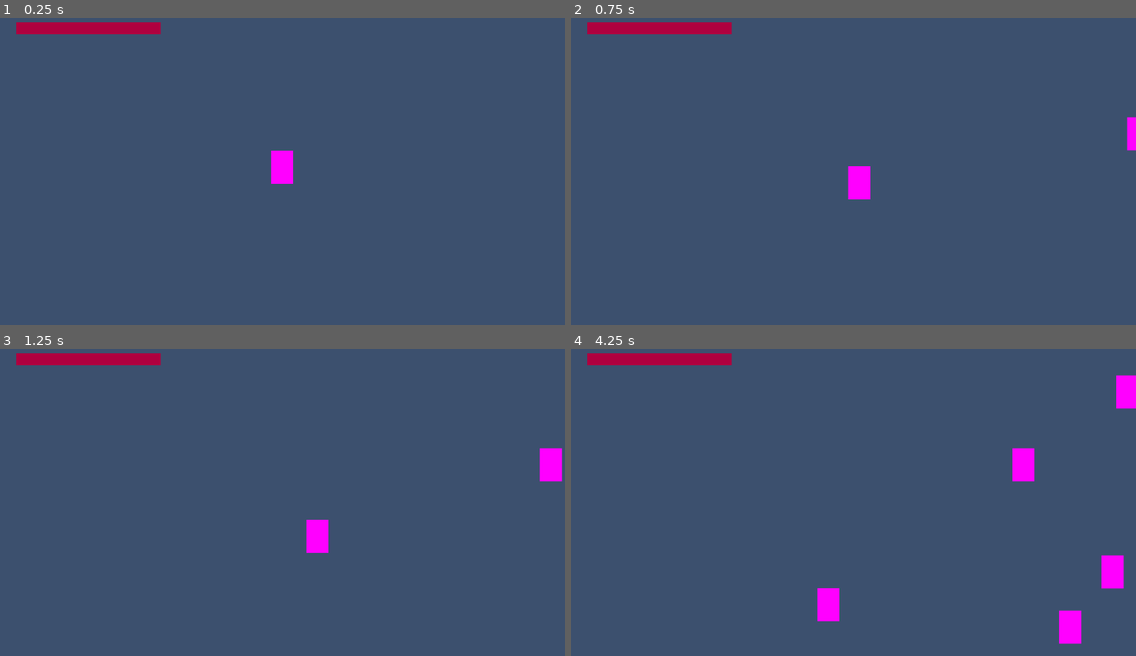
Above: before the commit, frames 1-4 (two rows, left to right).
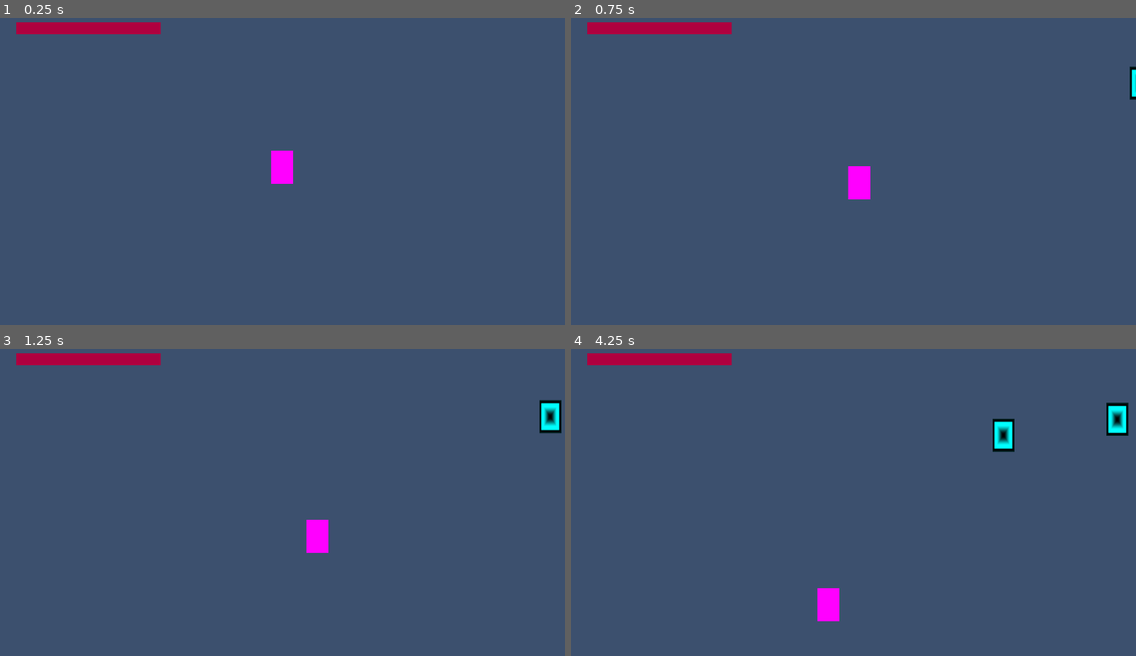
Above: after the commit, the same moments.

Repository: endertitan100/Ocusuk
Game: Godot game, scene res://Game.tscn
Same seed, same stepped clock (60 frames per second), same inputs: the game is played once before the commit and once after it.
Inputs:
- Up to frame 1 (0.25 s): no input
- Up to frame 2 (0.75 s): hold D (right) from 0.53 s (still down); hold S (dive) from 0.53 s (still down)
- Up to frame 3 (1.25 s): keep holding D (right); keep holding S (dive); tap Space (jump) at 0.77 s
- Up to frame 4 (4.25 s): release D (right) at 1.28 s; release S (dive) at 1.28 s; hold A (left) 1.28-2.03 s; tap S (dive) at 1.35, 2.85 s; tap Space (jump) at 1.52, 3.02, 3.77 s; hold S (dive) 2.03-2.78 s; hold D (right) 2.03-3.53 s; hold A (left) from 3.53 s (still down); hold S (dive) from 3.53 s (still down)

Frame 1 is identical in both runs. In frame 2, 0.3% of the frame differs, in the area x 98-100%, y 15-44%; in frame 3, 0.9%; in frame 4, 2.5%, in the area x 74-100%, y 8-97%.

Commit message:
Improved Enemies

Diff:
--- a/Game.tscn
+++ b/Game.tscn
@@ -11,7 +11,7 @@
 [sub_resource type="PlaceholderTexture2D" id="PlaceholderTexture2D_vjk5q"]
 
 [sub_resource type="RectangleShape2D" id="RectangleShape2D_6wafx"]
-size = Vector2(75.4706, 76)
+size = Vector2(75.2353, 74)
 
 [sub_resource type="Theme" id="Theme_d28jh"]
 
@@ -69,6 +69,7 @@
 WaveSurgePower = 1.0
 
 [node name="Area2D" type="Area2D" parent="Player"]
+scale = Vector2(0.66, 1)
 
 [node name="CollisionShape2D" type="CollisionShape2D" parent="Player/Area2D"]
 shape = SubResource("RectangleShape2D_6wafx")
@@ -80,6 +81,7 @@
 offset_right = -276.0
 offset_bottom = -299.0
 theme = SubResource("Theme_d28jh")
+theme_override_font_sizes/font_size = 22
 theme_override_styles/background = SubResource("StyleBoxFlat_010as")
 theme_override_styles/fill = SubResource("StyleBoxFlat_n733s")
 step = 5.0
--- a/enemy.gd
+++ b/enemy.gd
@@ -1,14 +1,44 @@
 extends MeshInstance2D
 
 var Random = RandomNumberGenerator.new()
-var Speed = Random.randf_range(50,75)
+var Speed = Random.randf_range(50,90)
+var LastAttack = 0
+var YVel = 0
+var Height = 0
 # Called when the node enters the scene tree for the first time.
 func _ready():
-	var height = Random.randi_range(-300,300)
-	position = Vector2(700,height)
+	Height = Random.randi_range(-250,300)
+	position = Vector2(700,Height)
+	LastAttack = Time.get_ticks_msec()
 
+func Attack():
+	var tween = get_tree().create_tween()
+	tween.tween_property(self, "scale", Vector2(1.5,1.5), 0.5).set_trans(Tween.TRANS_BACK)
+	await get_tree().create_timer(1).timeout
+	tween = get_tree().create_tween()
+	tween.tween_property(self, "scale", Vector2(1,1), 0.5).set_trans(Tween.TRANS_BACK)
 
 # Called every frame. 'delta' is the elapsed time since the previous frame.
 func _process(delta):
+	#Basic Movement
 	position -= Vector2(Speed,0) * delta
 	if position.x < -700: queue_free()
+	if position.y > Height:
+		YVel = -0.9
+		#BS that makes enemies bounce
+		if Random.randi() % 3 == 0:
+			Height += Random.randi_range(-100,100)
+		else:
+			Height += Random.randi_range(-40,40)
+		if Height > 300: Height = Random.randi_range(200,280)
+		if Height < -250: Height = Random.randi_range(-150,-230)
+
+	YVel += 1.4*delta
+	if YVel > 0.7: YVel = 0.7
+
+	position.y += YVel
+
+	if Time.get_ticks_msec()-LastAttack > Random.randi_range(4800,10000):
+		LastAttack = Time.get_ticks_msec()
+		Speed = Random.randf_range(45,90)
+		Attack()
--- a/enemy.tscn
+++ b/enemy.tscn
@@ -7,15 +7,29 @@
 subdivide_width = 1
 subdivide_depth = 1
 
-[sub_resource type="PlaceholderTexture2D" id="PlaceholderTexture2D_vjk5q"]
+[sub_resource type="Gradient" id="Gradient_dnbrl"]
+interpolation_mode = 2
+interpolation_color_space = 2
+offsets = PackedFloat32Array(0, 0.731148)
+colors = PackedColorArray(0, 0, 0, 1, 0, 1, 1, 1)
+
+[sub_resource type="GradientTexture2D" id="GradientTexture2D_lcc3b"]
+resource_local_to_scene = true
+gradient = SubResource("Gradient_dnbrl")
+width = 32
+height = 32
+use_hdr = true
+fill = 2
+fill_from = Vector2(0.5, 0.5)
+fill_to = Vector2(0.0854701, 0.0940171)
+repeat = 1
 
 [sub_resource type="RectangleShape2D" id="RectangleShape2D_6wafx"]
-size = Vector2(75.4706, 76)
+size = Vector2(50, 74)
 
 [node name="EnemyMesh" type="MeshInstance2D"]
-position = Vector2(700, -450)
 mesh = SubResource("QuadMesh_7jaae")
-texture = SubResource("PlaceholderTexture2D_vjk5q")
+texture = SubResource("GradientTexture2D_lcc3b")
 script = ExtResource("1_rwff1")
 
 [node name="Enemy" type="Area2D" parent="."]
--- a/enemy_spawner.gd
+++ b/enemy_spawner.gd
@@ -1,5 +1,6 @@
 extends Node2D
 
+var Random = RandomNumberGenerator.new()
 var LastSpawn:int = 0
 var BaseEnemy = preload("res://enemy.tscn")
 # Called when the node enters the scene tree for the first time.
@@ -9,11 +10,10 @@
 
 # Called every frame. 'delta' is the elapsed time since the previous frame.
 func _process(_delta):
-	if Time.get_ticks_msec() - LastSpawn > 1000:
+	if Time.get_ticks_msec() - LastSpawn > Random.randi_range(2400,6000):
 		LastSpawn = Time.get_ticks_msec()
 
 		var enemy_instance = BaseEnemy.instantiate()
 		get_parent().add_child(enemy_instance)
 
-# Write code to clone enemy and damage player with a growinh hitbox
 # Make some code that displays health and ability to collect and pickup scales
Not shown: 1 places in enemy.tscn that only renumber resources
Not shown, changed: Build/Ocusuk.pck
